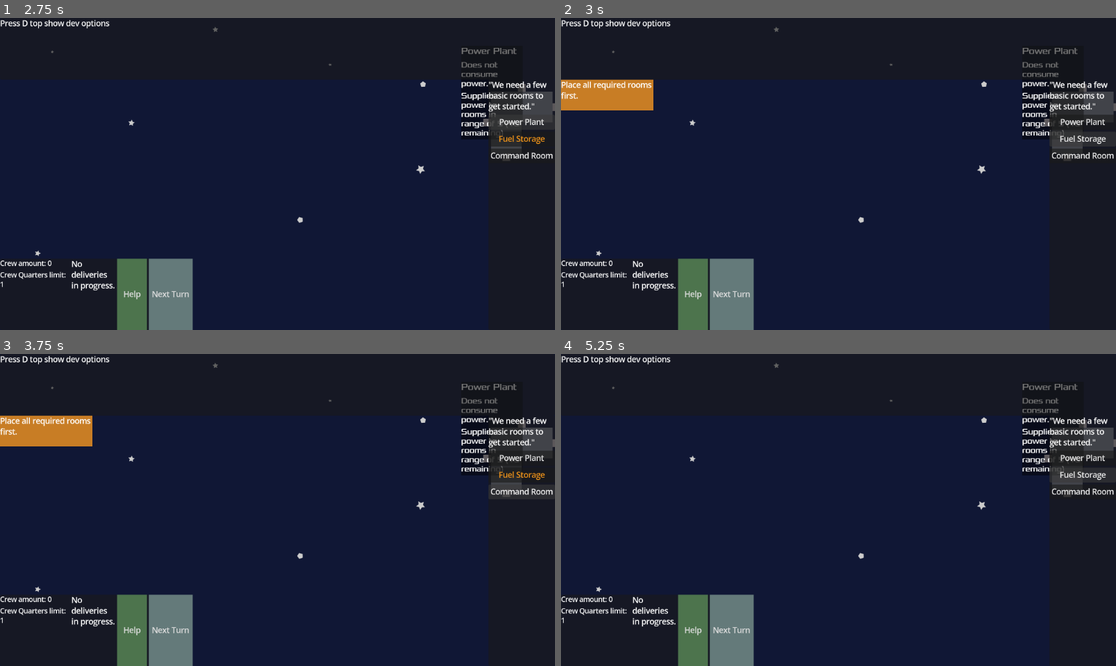
Above: before the commit, frames 1-4 (two rows, left to right).
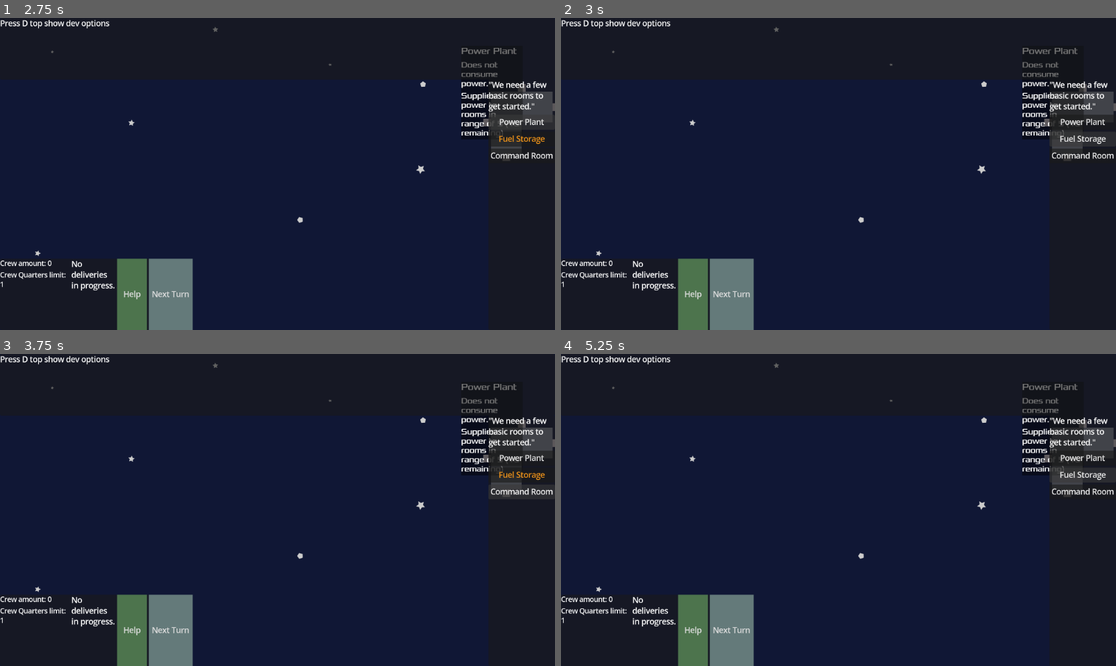
Above: after the commit, the same moments.

Repository: juhanikat/mothership
Game: Godot game, scene res://scenes/main.tscn
Same seed, same stepped clock (60 frames per second), same inputs: the game is played once before the commit and once after it.
Inputs:
- Up to frame 1 (2.75 s): click "Next Turn" at 0.5 s; click "Next Turn" at 1.25 s; click "Power Plant" at 2 s
- Up to frame 2 (3 s): click "Fuel Storage" at 2.75 s
- Up to frame 3 (3.75 s): click "Command Room" at 3.5 s
- Up to frame 4 (5.25 s): click "Power Plant" at 4.25 s; click "Fuel Storage" at 5 s

Frame 1 is identical in both runs. In frame 2, 1.7% of the frame differs, in the area x 0-17%, y 19-30%; in frame 3, 1.7%; in frame 4, nothing differs.

Commit message:
notice now ignores duplicated notifications

Diff:
--- a/gameplay_scripts/hud/notice.gd
+++ b/gameplay_scripts/hud/notice.gd
@@ -13,6 +13,8 @@
 ## New notification is ignored if the current notification or the next notification
 ## in the queue has the same content.
 func display(text: String, type: String = "info", time: float = 2) -> void:
+	if notification_text_label.text == text or (len(queue) > 0 and queue[0].text == text):
+		return
 	if animation_player.is_playing() or not notification_timer.is_stopped():
 		queue.append({ "text": text, "type": type, "time": time })
 		return
@@ -37,6 +39,7 @@
 
 func _on_animation_player_animation_finished(anim_name: StringName) -> void:
 	if anim_name == "hide_notification":
+		notification_text_label.text = ""
 		hide()
 		if len(queue) > 0:
 			var next_notice = queue.pop_front()
--- a/gameplay_scripts/room/RoomGameplay.gd
+++ b/gameplay_scripts/room/RoomGameplay.gd
@@ -161,8 +161,7 @@
 	activated = false
 	parent_room.texture_polygon.color.a -= 0.5
 	if show_deactivation_notice:
-		GlobalNotice.display("Room activated.")
-	GlobalNotice.display("Room deactivated.")
+		GlobalNotice.display("Room deactivated.")
 	return true
 
 
